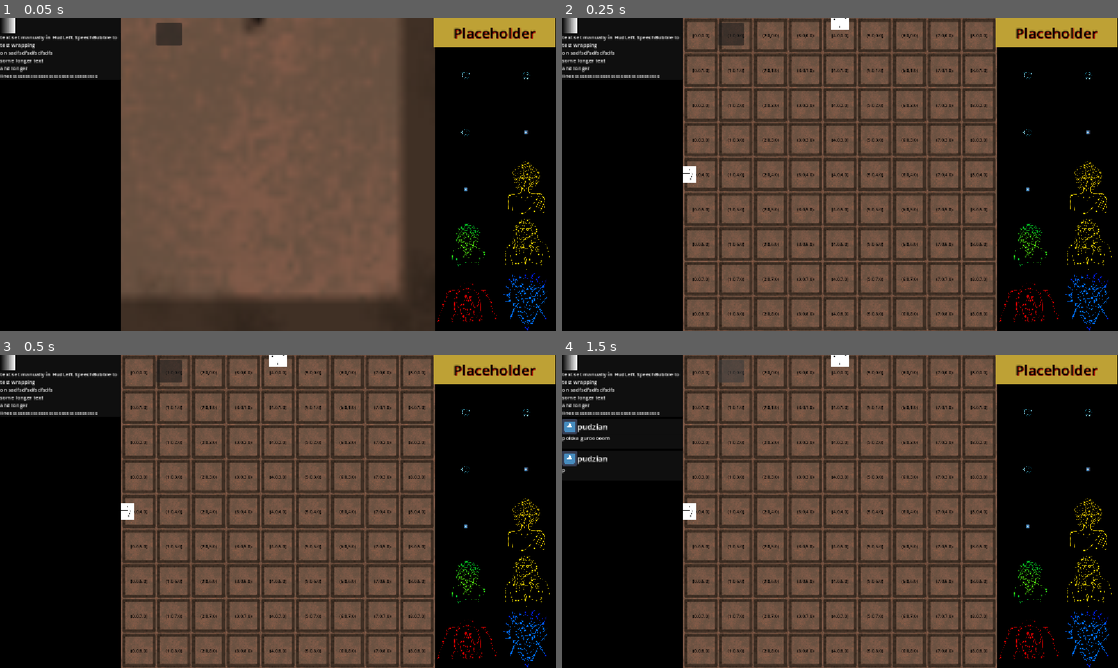
Above: before the commit, frames 1-4 (two rows, left to right).
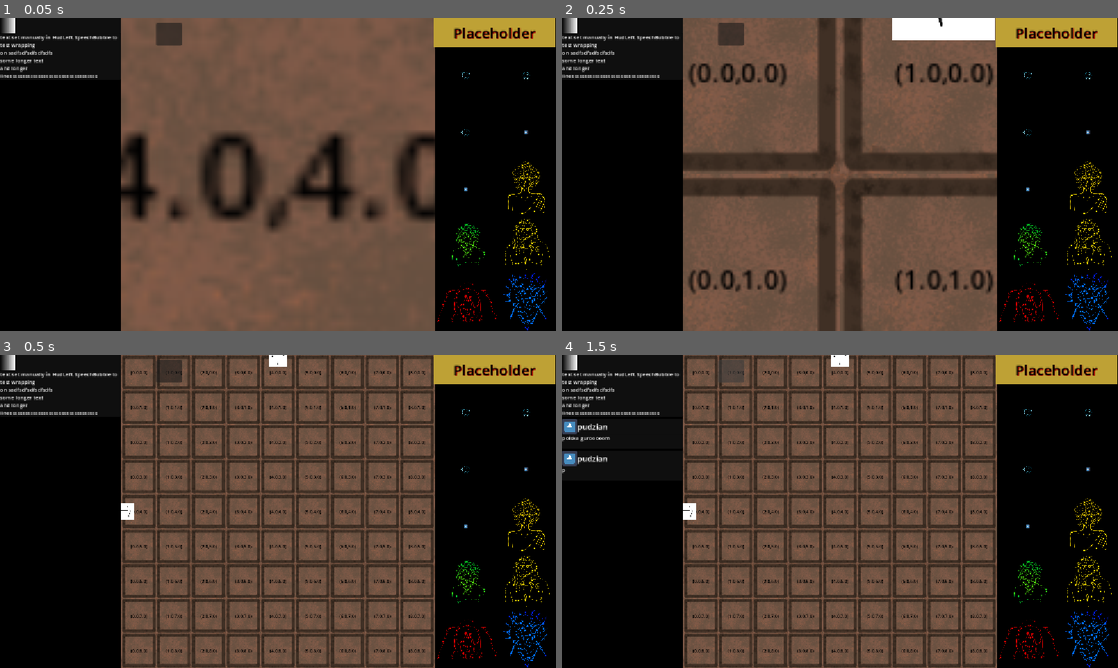
Above: after the commit, the same moments.

Repository: Wallted/ldjam-60
Game: Godot game, scene res://main.tscn
The game is run twice, just before and just after one commit, with the same random seed, the same clock (stepped at 60 frames per second) and the same inputs. The engine's default icon, where the game draws it, is replaced by a stand-in: a white triangle on a blue panel in a dark square.
Inputs (mouse positions are in pixels of both pictures, inside the frame that each line leads up to):
- Up to frame 1 (0.05 s): no input
- Up to frame 2 (0.25 s): no input
- Up to frame 3 (0.5 s): no input
- Up to frame 4 (1.5 s): click (728, 370) at 0.5 s; click (728, 370) at 1.25 s

The runs differ from the first frame. In frame 1, 18% of the frame differs, in the area x 21-79%, y 0-100%; in frame 2, 23%; in frame 3, nothing differs; in frame 4, nothing differs.

Commit message:
fix: lock zoom and rotate together, fix select shader behavior
Signed-off-by: Grzegorz Choinski <grzegorzchoinski97@gmail.com>

Diff:
--- a/game/camera_2d.gd
+++ b/game/camera_2d.gd
@@ -17,7 +17,7 @@
 		tween.kill()
 
 	tween = get_tree().create_tween().set_parallel(true)
-	tween.tween_property(self, 'position', room.position, 0.15).set_trans(Tween.TRANS_CUBIC)
-	tween.tween_property(self, 'zoom', _zoom, 0.15).set_trans(Tween.TRANS_CUBIC)
+	tween.tween_property(self, 'position', room.position, 0.5).set_trans(Tween.TRANS_CUBIC)
+	tween.tween_property(self, 'zoom', _zoom, 0.5).set_trans(Tween.TRANS_CUBIC)
 	tween.parallel()
 	return tween.finished
--- a/game/game_room.gd
+++ b/game/game_room.gd
@@ -2,6 +2,7 @@
 class_name GameRoom
 
 signal request_focus
+signal request_rotate
 signal path_hover(entered: bool, north_not_west: bool, tile: Tile)
 
 @export_group("Grid")
@@ -40,7 +41,7 @@
 
 func _input(_event: InputEvent) -> void:
 	if Input.is_action_just_pressed("rotate") and room_area_entered and not rotating:
-		tween_rotate_room()
+		request_rotate.emit()
 
 func _ready() -> void:
 	_setup_tiles()
@@ -50,7 +51,6 @@
 	scale = Vector2.ONE * pow(3.0, scale_ratio)
 	if parent_room:
 		parent_room.child_room_list.append(self)
-
 
 func _setup_tiles() -> void:
 	for i in grid_size:
@@ -120,6 +120,7 @@
 	return res_coord
 
 func disable_room() -> void:
+	sprite_2d.material.set("shader_parameter/selected",	false);
 	room_area.input_pickable = false
 	for _item in tile_list:
 		var _tile : Area2D = _item
@@ -127,6 +128,16 @@
 
 func set_as_pickable() -> void:
 	room_area.input_pickable = true
+
+	var space_state = get_world_2d().direct_space_state
+	var params = PhysicsPointQueryParameters2D.new()
+	params.position = get_global_mouse_position()
+	params.collide_with_areas = true
+	var out = space_state.intersect_point(params)
+	for resp in out:
+		var room : GameRoom = resp['collider'].get_parent() as GameRoom
+		if room and room.zoom_level == zoom_level :
+			room.sprite_2d.material.set("shader_parameter/selected", true);
 
 func enable_tiles() -> void:
 	for _item in tile_list:
@@ -162,13 +173,13 @@
 
 var tween: Tween
 var rotating = false
-func tween_rotate_room() -> void:
+func tween_rotate_room() -> Signal:
 	rotating = true
 	if tween:
 		tween.kill()
 
 	tween = get_tree().create_tween()
-	tween.tween_property(self, 'rotation', rotation + PI / 2.0, 0.15).set_trans(Tween.TRANS_CUBIC)
+	tween.tween_property(self, 'rotation', rotation + PI / 2.0, 0.5).set_trans(Tween.TRANS_CUBIC)
 	tween.finished.connect(
 		func ():
 			rotating = false
@@ -176,6 +187,7 @@
 	)
 
 	rotate_room()
+	return tween.finished
 
 func reset_parent():
 	for child in child_room_list:
--- a/game/room_manager.gd
+++ b/game/room_manager.gd
@@ -27,6 +27,7 @@
 
 			var _room : GameRoom = _child
 			_room.request_focus.connect(_on_focus_request.bind(_room))
+			_room.request_rotate.connect(_on_rotate_request.bind(_room))
 			_room.path_hover.connect(_on_path_mouse_event)
 
 	_snap_rooms_together()
@@ -74,23 +75,27 @@
 	currently_focused_room = target_room
 	for room in room_list:
 		room.disable_room()
-		if room.zoom_level == target_room.zoom_level - 1:
-			room.set_as_pickable()
 
 	if _path_cursor != null:
 		_path_cursor.set_hovered(false)
 	_path_cursor = null
 
 	target_room.enable_tiles()
-	camera_2d.zoom_room(target_room).connect(_on_zoom_finished)
+	camera_2d.zoom_room(target_room).connect(_on_zoom_finished.bind(target_room))
 	focus_available = false
 
 func _on_focus_request(room: GameRoom) -> void:
 	focus_on_room(room)
 
-func _on_zoom_finished() -> void:
+func _on_zoom_finished(target_room: GameRoom) -> void:
 	focus_available = true
+	for room in room_list:
+		if room.zoom_level == target_room.zoom_level - 1:
+			room.set_as_pickable()
 
+func _on_rotate_request(room: GameRoom) -> void:
+	focus_available = false
+	room.tween_rotate_room().connect(func (): focus_available = true)
 
 func _on_path_mouse_event(entered: bool, north_not_west: bool, tile: Tile) -> void:
 	if tile.input_pickable:
